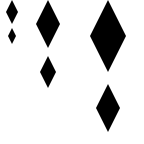
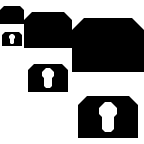
The second 144x144 image is a revision of the first. Changes to its layers:
added group "Treasure" with 6 layers above "Standard" over [0, 6, 144, 138]
added layer "Fill@3x" (1st of 10, in "Treasure") in group "Treasure" over [78, 96, 138, 138]
added layer "Fill@2x" (1st of 10, in "Treasure") in group "Treasure" over [28, 64, 68, 92]
added layer "Fill" (1st of 10, in "Treasure") in group "Treasure" over [2, 32, 22, 46]
added layer "Frame@3x" (1st of 7, in "Treasure") in group "Treasure" over [72, 18, 144, 72]
added layer "Frame@2x" (1st of 7, in "Treasure") in group "Treasure" over [24, 12, 72, 48]
added layer "Frame" (1st of 7, in "Treasure") in group "Treasure" over [0, 6, 24, 24]
hid group "Standard" (6 layers) over [6, 0, 126, 132]
